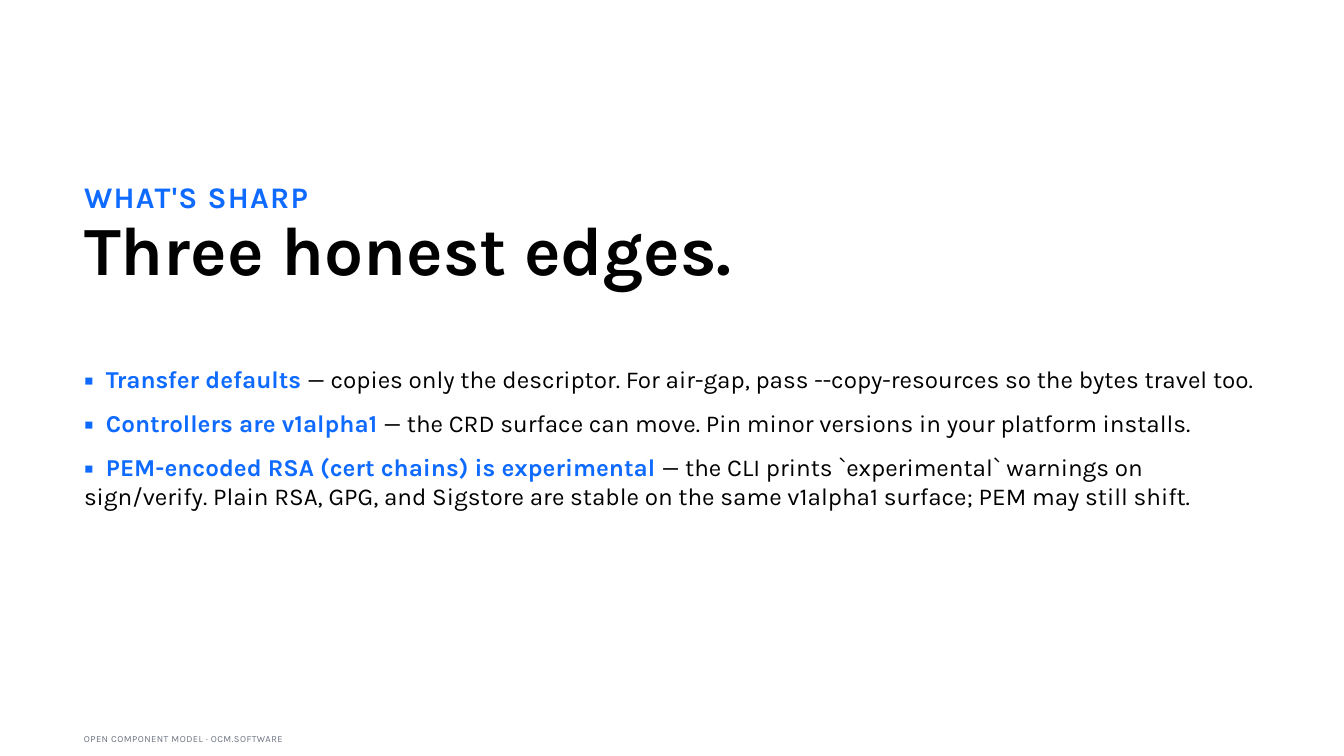
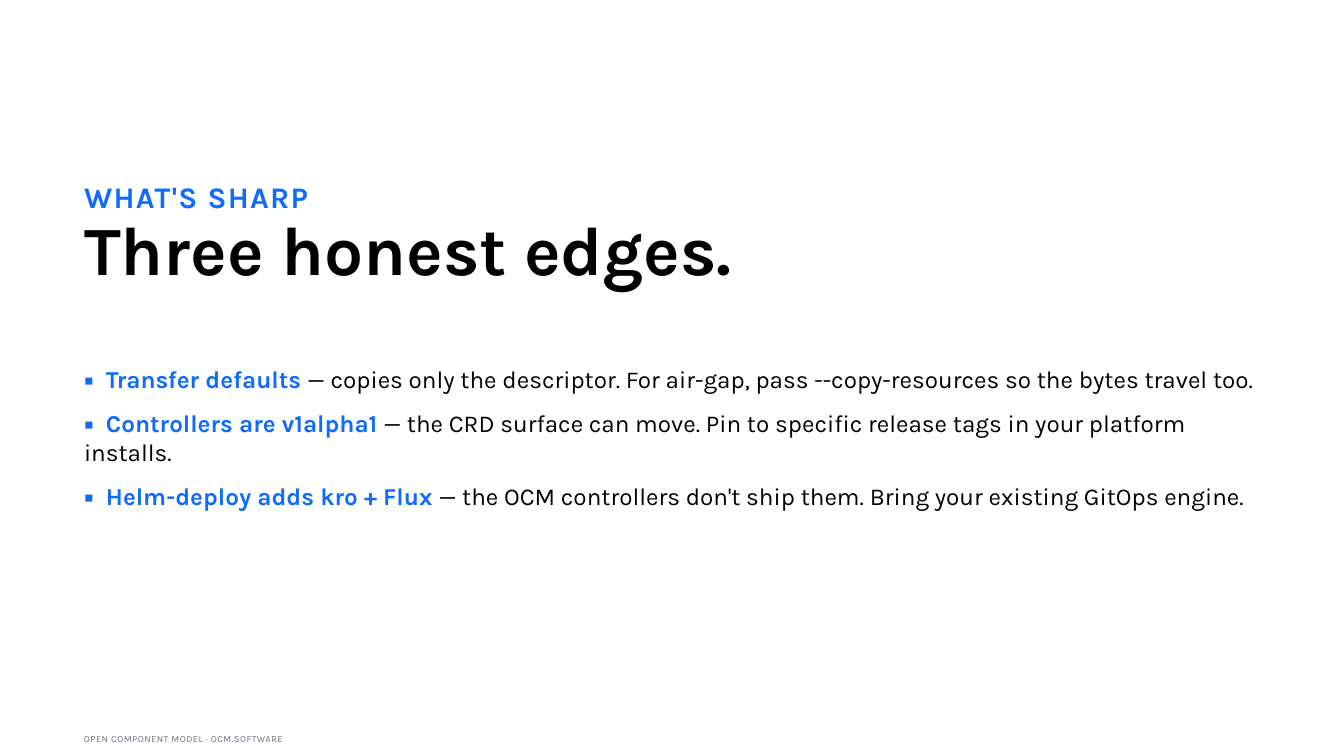
Before and after one commit to morri-son/open-component-model, a slide deck: slide 14 of docs/community/marketing/decks/architect-phase2a/OCM-Story-Architect-External.pptx. Drawn at 1344x756 pixels with LibreOffice and Linux fonts; fonts in the diff are those of the drawing. Boxes give left, top, right and bottom in pixels: in the first picture for what was removed or moved away, otherwise in the second. Text is boxed around its words. In the diff, an @@ line names an element or a change of style, - is before the commit and + after.

```diff
--- a/docs/community/marketing/decks/architect-phase2a/OCM-Story-Architect-External.pptx
+++ b/docs/community/marketing/decks/architect-phase2a/OCM-Story-Architect-External.pptx
@@ text at (x1=84, y1=415, x2=1243, y2=511): text changed @@
-▪ Controllers are v1alpha1 — the CRD surface can move. Pin minor versions in your platform installs.
-▪ PEM-encoded RSA (cert chains) is experimental — the CLI prints `experimental` warnings on sign/verify. Plain RSA, GPG, and Sigstore are stable on the same v1alpha1 surface; PEM may still shift.
+▪ Controllers are v1alpha1 — the CRD surface can move. Pin to specific release tags in your platform installs.
+▪ Helm-deploy adds kro + Flux — the OCM controllers don't ship them. Bring your existing GitOps engine.
```
Also in this commit, not shown: 12 other slides changed, 17 other files.
